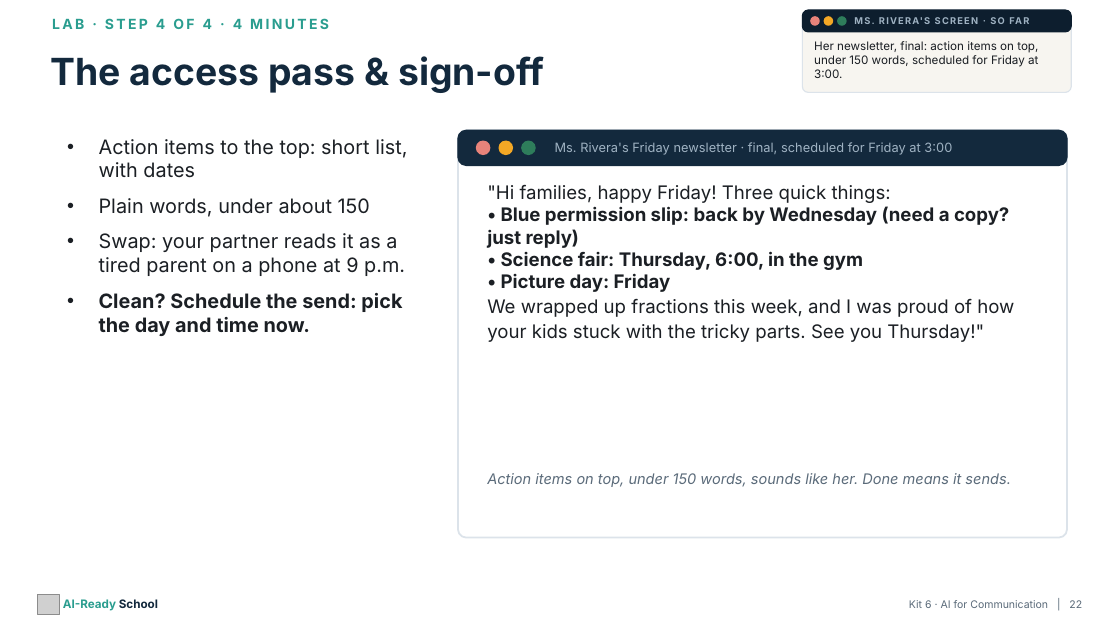
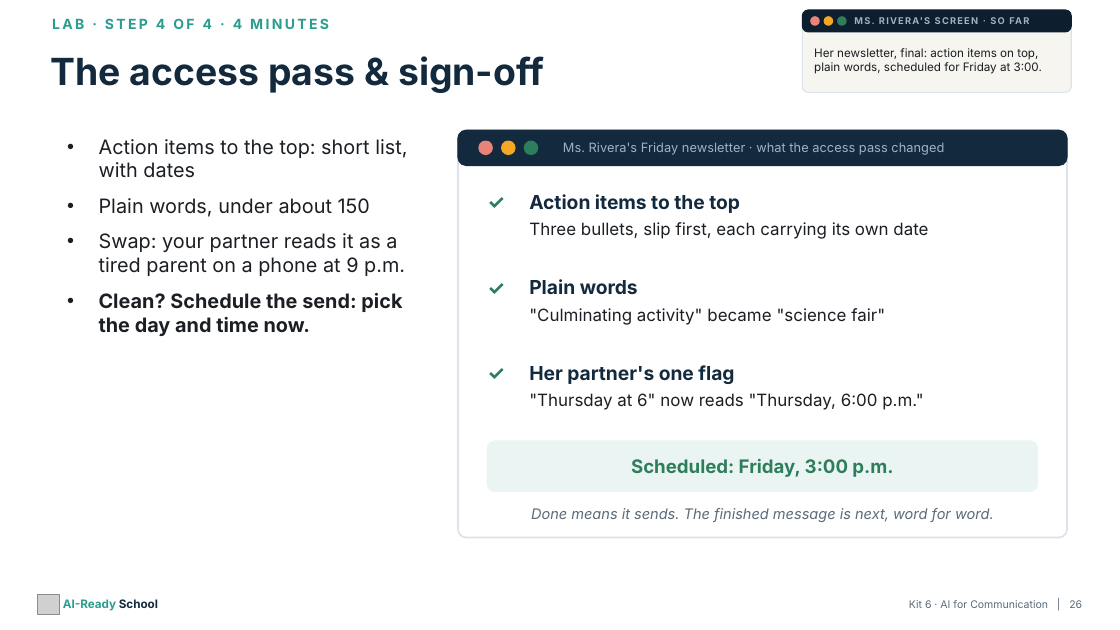
Before and after one commit to aspinozzi1/Ai-School-Ready, a slide deck: slide 26 of kits/kit06/Kit06_PresentationDeck.pptx (slide 22 before the commit). Drawn at 1120x630 pixels with LibreOffice and Linux fonts; fonts in the diff are those of the drawing; grey boxes stand for pictures. Boxes give left, top, right and bottom in pixels: in the first picture for what was removed or moved away, otherwise in the second. Text is boxed around its words. In the diff, an @@ line names an element or a change of style, - is before the commit and + after.

```diff
--- a/kits/kit06/Kit06_PresentationDeck.pptx
+++ b/kits/kit06/Kit06_PresentationDeck.pptx
@@ text at box(814, 48, 1042, 74): text changed @@
-Her newsletter, final: action items on top, under 150 words, scheduled for Friday at 3:00.
+Her newsletter, final: action items on top, plain words, scheduled for Friday at 3:00.
@@ text at box(563, 142, 944, 155): text changed @@
-Ms. Rivera's Friday newsletter · final, scheduled for Friday at 3:00
+Ms. Rivera's Friday newsletter · what the access pass changed
@@ text removed at box(487, 185, 1014, 342) @@
-"Hi families, happy Friday! Three quick things:
-• Blue permission slip: back by Wednesday (need a copy? just reply)
-• Science fair: Thursday, 6:00, in the gym
-• Picture day: Friday
-We wrapped up fractions this week, and I was proud of how your kids stuck with the tricky parts. See you Thursday!"
@@ text added at box(487, 185, 521, 218), 17 pt, text #2E7D5B, bold @@
+✓
@@ text at box(529, 194, 740, 213): text changed; size 12.5 to 16.5 pt; text colour #5B6B7A to #13293D; bold on; italic off @@
-Action items on top, under 150 words, sounds like her. Done means it sends.
+Action items to the top
@@ text "Action items to the top" at box(529, 194, 740, 213): vertical alignment top to middle @@
@@ text added at box(529, 222, 928, 239), 14.5 pt, text #1B1F24 @@
+Three bullets, slip first, each carrying its own date
@@ text added at box(487, 271, 521, 304), 17 pt, text #2E7D5B, bold @@
+✓
@@ text added at box(529, 279, 638, 294), 16.5 pt, text #13293D, bold @@
+Plain words
@@ text added at box(529, 308, 885, 325), 14.5 pt, text #1B1F24 @@
+"Culminating activity" became "science fair"
@@ text added at box(487, 356, 521, 390), 17 pt, text #2E7D5B, bold @@
+✓
@@ text added at box(529, 365, 734, 384), 16.5 pt, text #13293D, bold @@
+Her partner's one flag
@@ text added at box(529, 393, 923, 410), 14.5 pt, text #1B1F24 @@
+"Thursday at 6" now reads "Thursday, 6:00 p.m."
@@ rounded rectangle added at box(487, 441, 1038, 492), fill #EAF5F3, outline #EAF5F3 1 pt @@
@@ text added at box(631, 459, 893, 477), 16 pt, text #2E7D5B, bold @@
+Scheduled: Friday, 3:00 p.m.
@@ text added at box(531, 508, 994, 522), 12.5 pt, text #5B6B7A, italic @@
+Done means it sends. The finished message is next, word for word.
@@ text at box(909, 600, 1082, 608): text changed @@
-Kit 6 · AI for Communication | 22
+Kit 6 · AI for Communication | 26
```
Also in this commit, not shown: 12 other slides changed, 5 slides added, 7 other files.
